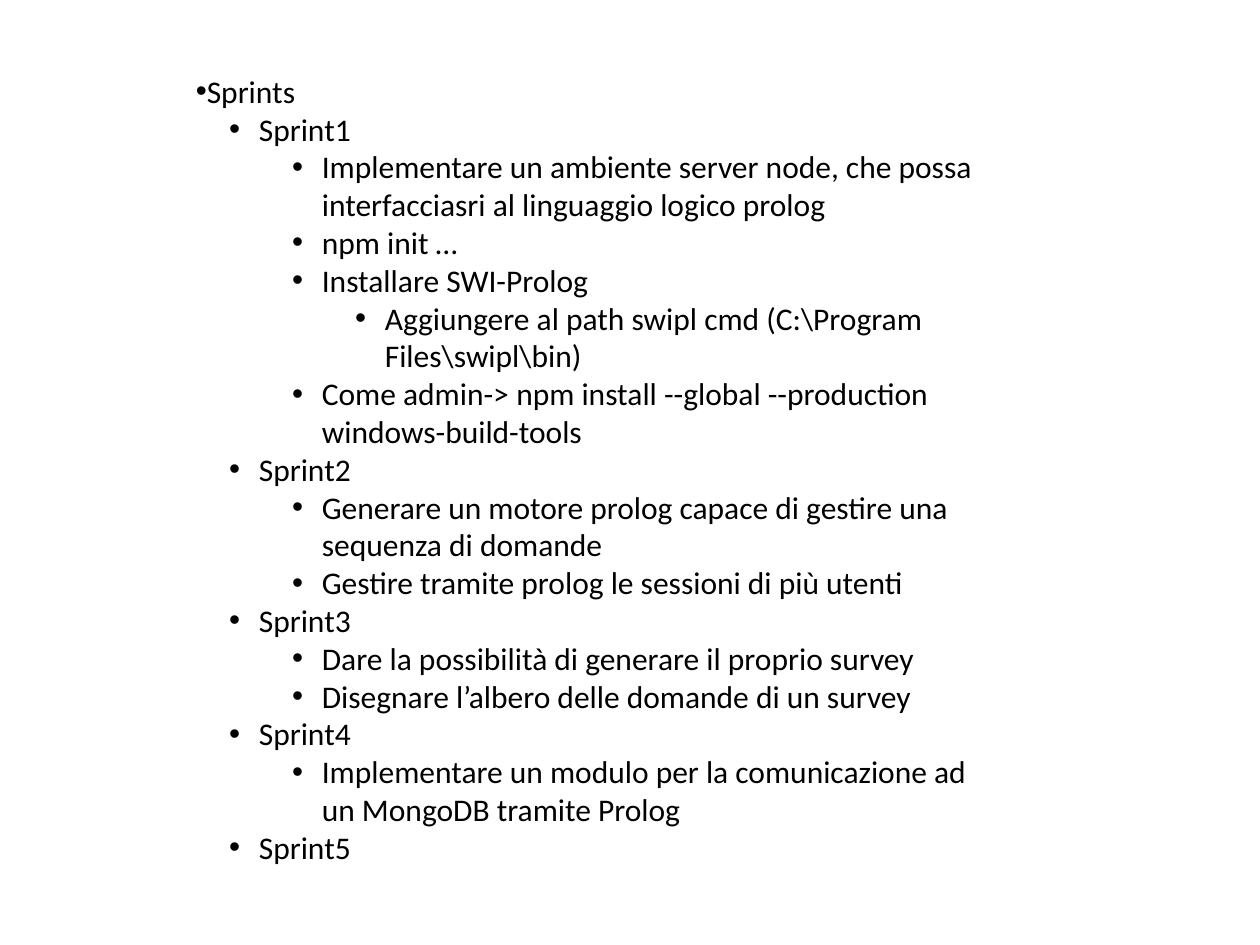
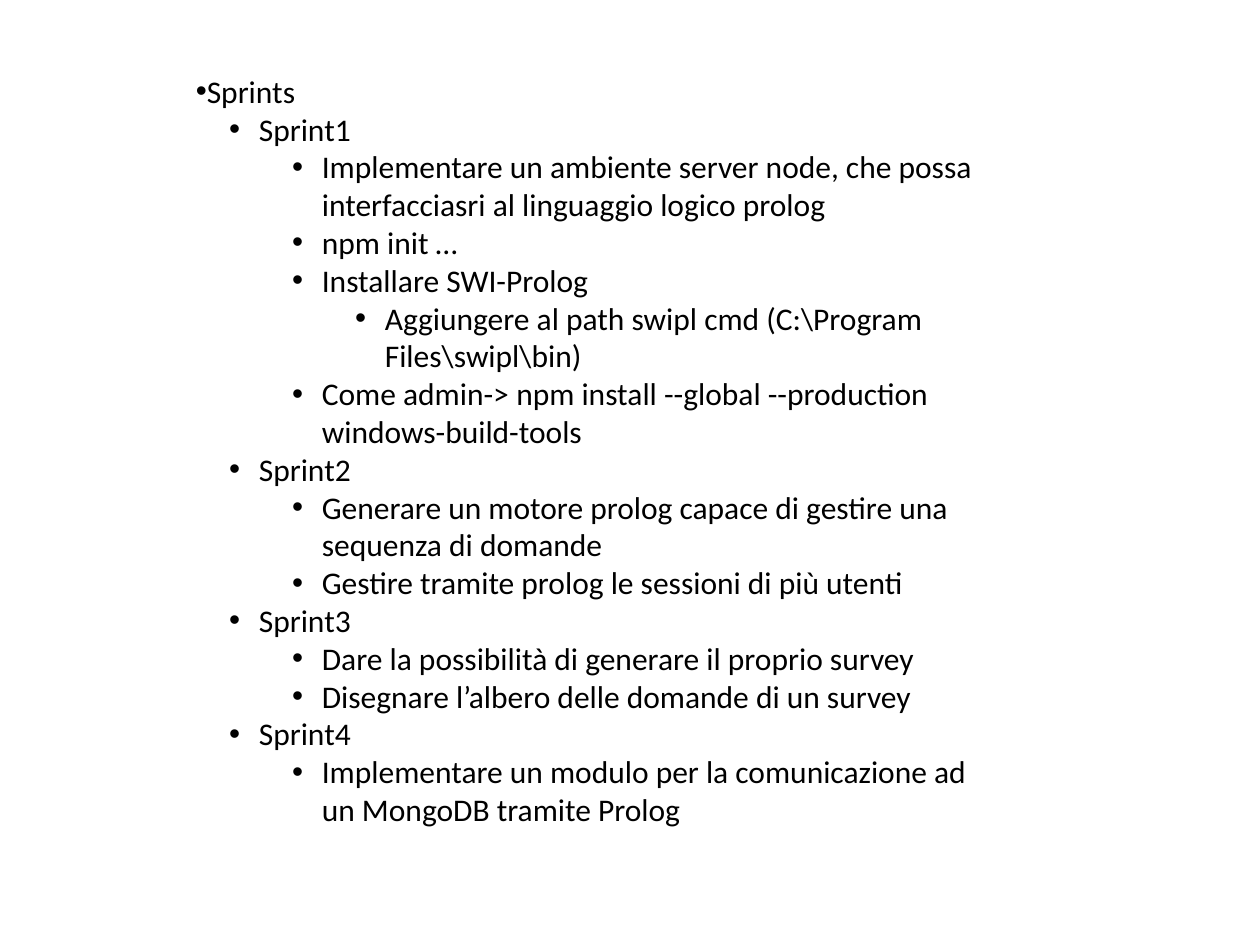
Before and after one commit to FerrariAndrea/Node-Prolog-SurveyEngine, a slide deck: slide 1 of Relazione.pptx. Drawn at 1260x945 pixels with LibreOffice and Linux fonts; fonts in the diff are those of the drawing. Boxes give left, top, right and bottom in pixels: in the first picture for what was removed or moved away, otherwise in the second. Text is boxed around its words. In the diff, an @@ line names an element or a change of style, - is before the commit and + after.

```diff
--- a/Relazione.pptx
+++ b/Relazione.pptx
@@ text at (259, 837, 351, 864): paragraph removed @@
-  • Sprint5
```
Also in this commit, not shown: 1 other slide changed, 3 other files.
